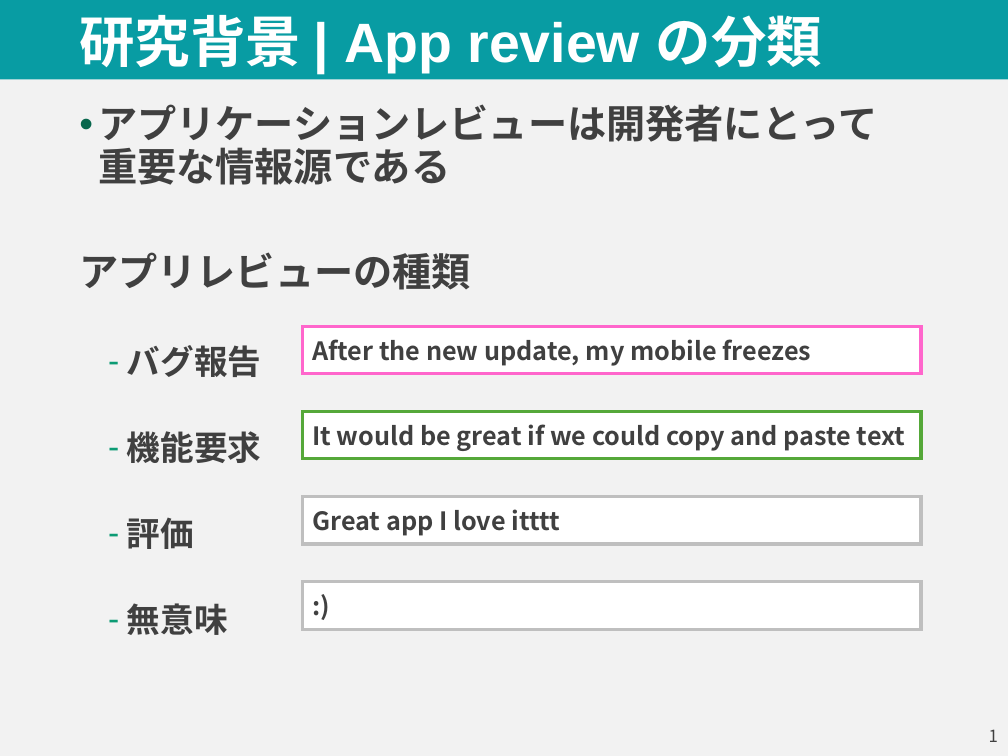
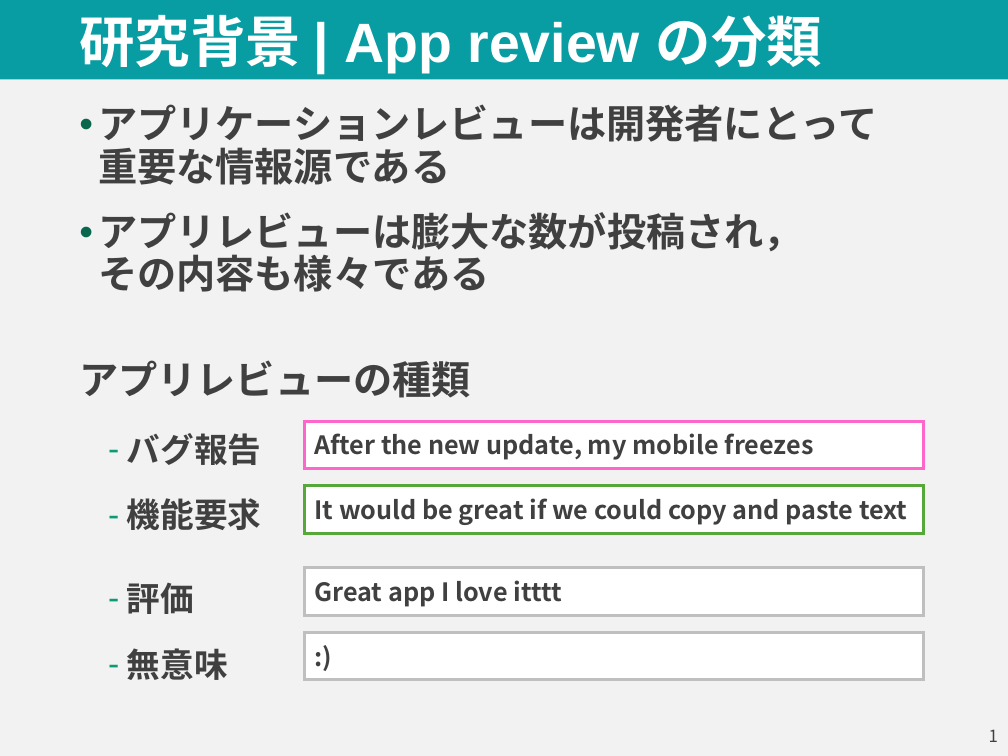
Before and after one commit to parthenos0908/steam_review, a slide deck: slide 2 of Presen/n-itikaw_20211214_中間報告2.pptx. Drawn at 1008x756 pixels with LibreOffice and Linux fonts; fonts in the diff are those of the drawing. Boxes give left, top, right and bottom in pixels: in the first picture for what was removed or moved away, otherwise in the second. Text is boxed around its words. In the diff, an @@ line names an element or a change of style, - is before the commit and + after.

```diff
--- a/Presen/n-itikaw_20211214_中間報告2.pptx
+++ b/Presen/n-itikaw_20211214_中間報告2.pptx
@@ text at [98, 212, 803, 292]: paragraph added @@
+• アプリレビューは膨大な数が投稿され，
+  その内容も様々である
@@ text at [127, 433, 261, 680]: line spacing 2 to 1.5 @@
@@ rectangle "After the new update, my ...": place and size @@
-rectangle "After the new update, my ..." at [302, 327, 921, 374]
+rectangle "After the new update, my ..." at [304, 421, 923, 469]
@@ rectangle "It would be great if ...": place and size @@
-rectangle "It would be great if ..." at [302, 411, 921, 459]
+rectangle "It would be great if ..." at [304, 486, 923, 533]
@@ rectangle "Great app I love itttt": place and size @@
-rectangle "Great app I love itttt" at [302, 497, 921, 544]
+rectangle "Great app I love itttt" at [304, 568, 923, 615]
@@ rectangle ":)": place and size @@
-rectangle ":)" at [302, 582, 921, 629]
+rectangle ":)" at [304, 632, 923, 679]
```
Also in this commit, not shown: 7 other slides changed, 12 slides added, 9 slides removed, 24 other files.
